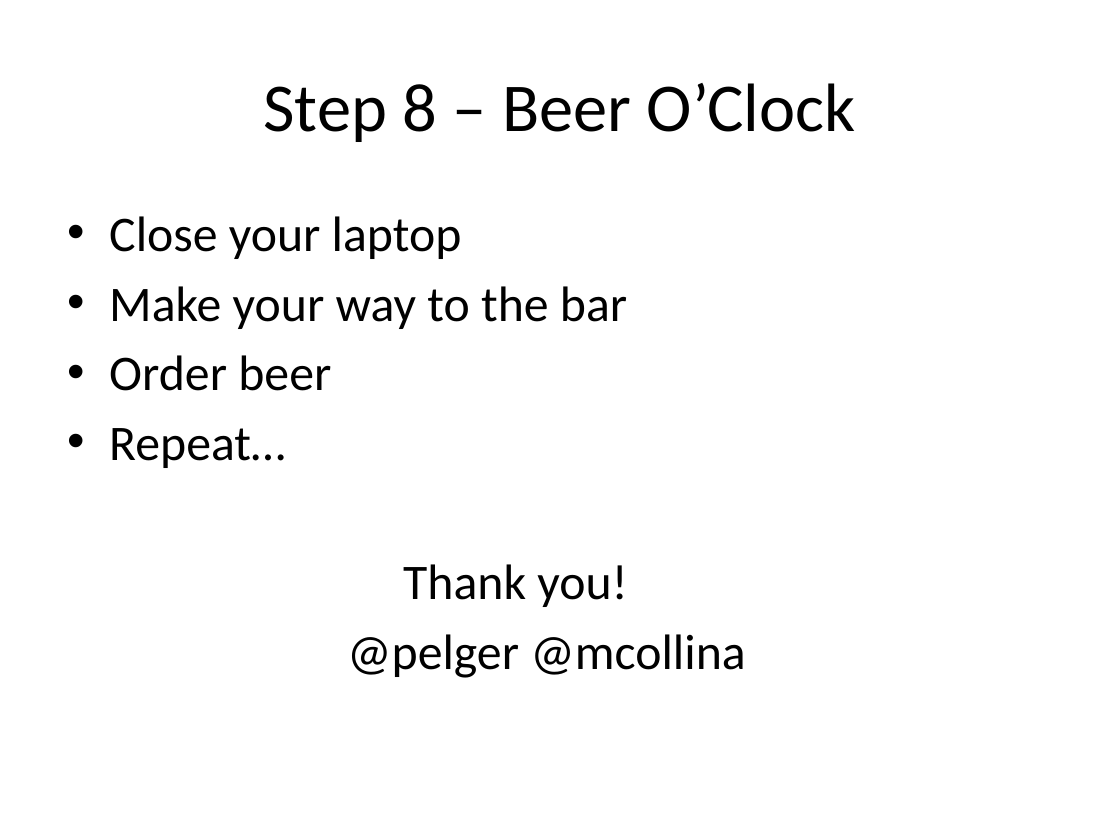
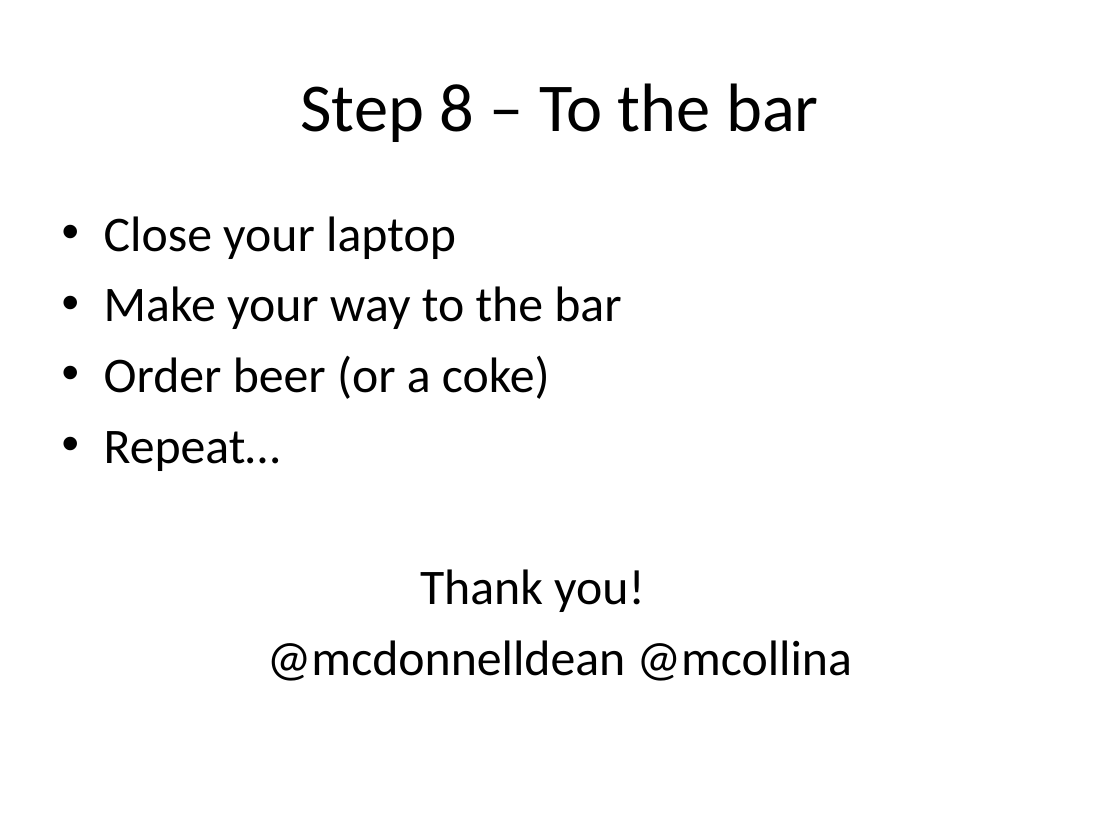
Before and after one commit to nearform/developing-microservices, a slide deck: slide 19 of presentation.pptx. Drawn at 1120x840 pixels with LibreOffice and Linux fonts; fonts in the diff are those of the drawing; background and template pictures are left out. Boxes give left, top, right and bottom in pixels: in the first picture for what was removed or moved away, otherwise in the second. Text is boxed around its words. In the diff, an @@ line names an element or a change of style, - is before the commit and + after.

```diff
--- a/presentation.pptx
+++ b/presentation.pptx
@@ title at <box>300,83,819,142</box>: text changed @@
-Step 8 – Beer O’Clock
+Step 8 – To the bar
@@ text at <box>104,216,645,612</box>: alignment left to centre @@
@@ text at <box>104,355,550,399</box>: text changed @@
-• Order beer
+• Order beer (or a coke)
@@ text at <box>267,640,852,681</box>: text changed @@
-@pelger @mcollina
+@mcdonnelldean @mcollina
```
Also in this commit, not shown: 15 other slides changed, 2 slides added, 2 slides removed.
